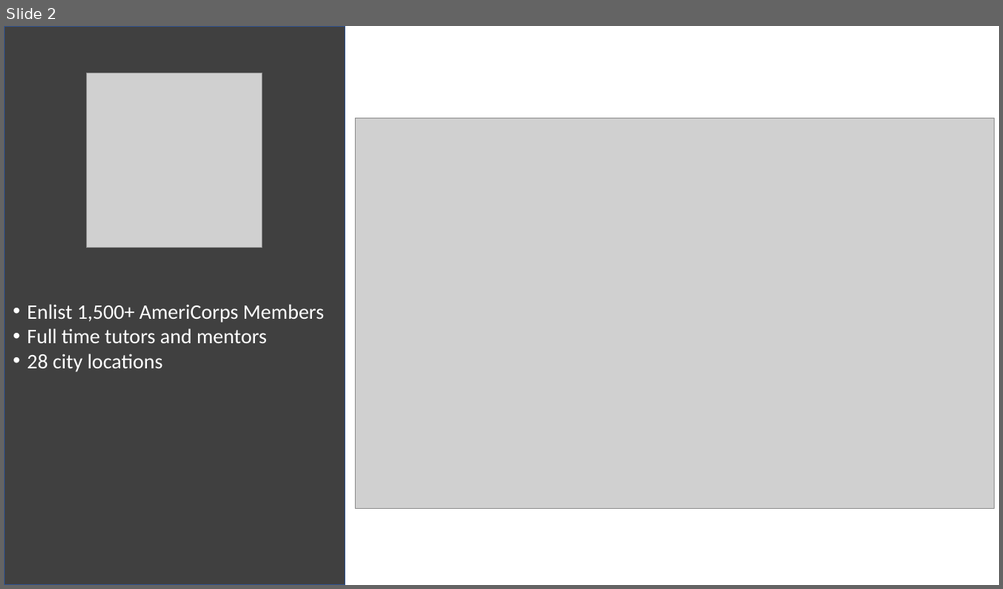
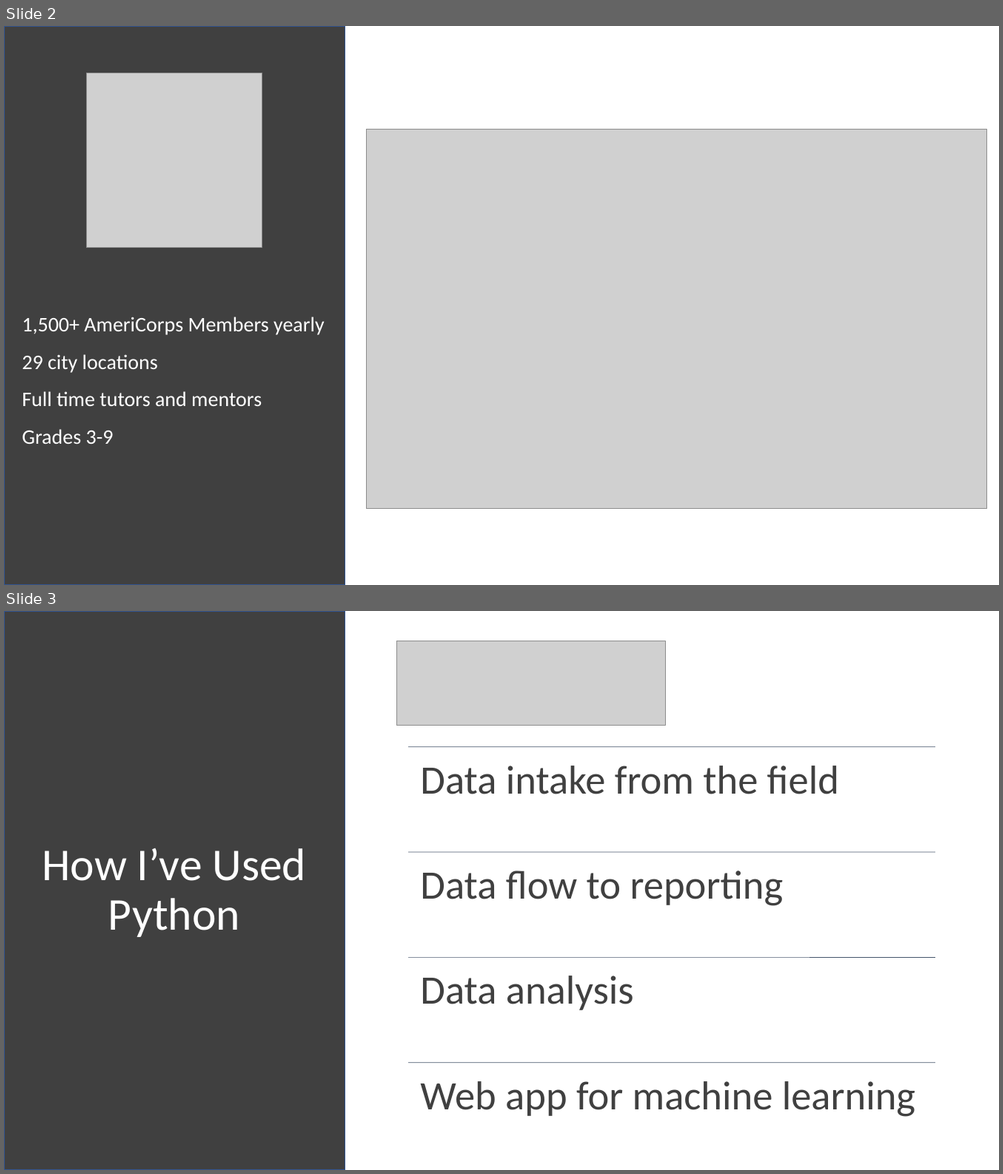
Before and after one commit to chrisluedtke/talks, a slide deck: 2018-06-14-ChiPy/Presentation.pptx. Shown one above the other, each under a label of ours: slide 2 before the commit, slides 2 and 3 after it. The pictures are 1003x589 and 1003x1174 pixels, drawn with LibreOffice and Linux fonts; fonts in the diff are those of the drawing; grey boxes stand for pictures. Boxes give left, top, right and bottom in pixels: in the first picture for what was removed or moved away, otherwise in the second. Text is boxed around its words. In the diff, an @@ line names an element or a change of style, - is before the commit and + after.

```diff
--- a/2018-06-14-ChiPy/Presentation.pptx
+++ b/2018-06-14-ChiPy/Presentation.pptx
@@ slide 3 added at (4,611,999,1170), background #FFFFFF @@
@@ rectangle added at (4,611,345,1170), fill #404040, outline #325491 1 pt @@
@@ picture added at (397,641,665,726) @@
@@ title added at (42,849,307,937), 44 pt, text #FFFFFF @@
+How I’ve Used
+Python
@@ group added at (408,747,935,1117): 4 lines, 4 texts @@
+Data intake from the field
+Data flow to reporting
+Data analysis
+Web app for machine learning
@@ slide 2 changed as well @@
@@ picture: place and size @@
-picture at (356,118,994,508)
+picture at (366,129,986,508)
@@ text "1,500+ AmeriCorps Members yearly": place and size @@
-text "1,500+ AmeriCorps Members yearly" at (27,304,324,372)
+text "1,500+ AmeriCorps Members yearly" at (22,317,324,444)
@@ text at (22,317,324,373): text changed @@
-• Enlist 1,500+ AmeriCorps Members
+1,500+ AmeriCorps Members yearly
+29 city locations
@@ text at (22,392,262,406): bullet • to none; line spacing 1 to 1.5 @@
@@ text at (22,429,114,444): text changed @@
-• 28 city locations
+Grades 3-9
```
Also in this commit, not shown: 1 other slide changed, 5 other slides added, 1 other file.
